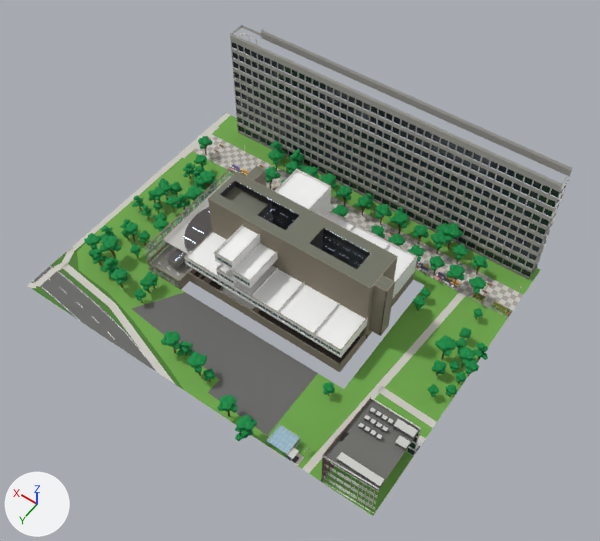
A saved change to the FBX model unity/KatsushikaCampusDays/Assets/Models/Interiors/lecture.fbx.
The view is the same before and after, from a 50 mm lens placed at (-99.7, 172.1, 232.8), pointed at (-2.4, 35.9, 18.7). The axes (+X, +Y, +Z) are drawn at lower left. The lights are the same throughout. The older version comes first. Where no turn or scale is listed for an object, it has been applied to the vertices.

Names of what the first picture shows: 'ext_lecture', 'ext_lecture_trees', 'floor_lecture', 'wall_lecture', 'wall_lecture_corr7f_0', 'wall_lecture_corr7f_n1', 'wall_lecture_corr7f_s1', 'wall_lecture_r306', 'wall_lecture_r307', 'wall_lecture_r308', 'wall_lecture_r311', 'wall_lecture_r602' and 64 more.
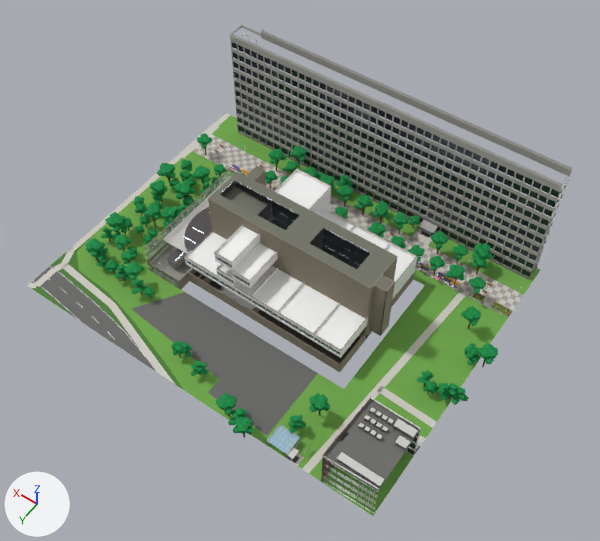
Location of each change, [x1, y1, x2, y2] in pixels of the pictures (600 x 541 px; the box of a moved part takes in the faces that stretch with it):
'ext_lecture_trees', reshaped: before [84, 136, 489, 441]; after [85, 133, 498, 438]
part 1 of me_ext_lecture_trees, moved or reshaped: before [414, 225, 421, 232]; after [391, 236, 398, 243]
part 2 of me_ext_lecture_trees, moved or reshaped: before [417, 229, 425, 236]; after [394, 240, 402, 247]
part 3 of me_ext_lecture_trees, moved or reshaped: before [394, 216, 403, 224]; after [371, 227, 380, 235]
part 4 of me_ext_lecture_trees, deleted: before [84, 136, 489, 441]
part 5 of me_ext_lecture_trees, built on: before [109, 145, 401, 235]; after [85, 133, 420, 299]
part 6 of me_ext_lecture_trees, built on: before [446, 391, 451, 396]; after [417, 244, 498, 405]
part 7 of me_ext_lecture_trees, built on: before [185, 353, 230, 417]; after [171, 341, 330, 438]
part 8 of me_ext_lecture, reshaped: [217, 145, 507, 313] in both

The change, as a list of edits to the scene's bpy script:
```text
Change me_ext_lecture:
    used by ob_ext_lecture; location = (0.0, 0.0, 0.0)
    remove me_ext_lecture.from_pydata(...)  # 12276 vertices, 7677 faces; spans x -63.2..79.8, y -26.0..84.9, z 0.0..50.7
    add me_ext_lecture.from_pydata(...)  # 12410 vertices, 7736 faces; spans x -63.2..79.8, y -26.0..84.9, z 0.0..50.7
    me_ext_lecture part 8: 77 vertices moved within x -61.6..69.3, y -11.6..4.1, z 0.0..4.0; 156 vertices added at x -27.6..-18.2, y -19.7..-12.4, z 0.0..4.0
    other edits to the shape of me_ext_lecture do not show in these pictures
Change me_ext_lecture_trees:
    used by ob_ext_lecture_trees; location = (0.0, 0.0, 0.0)
    remove me_ext_lecture_trees.from_pydata(...)  # 13574 vertices, 12801 faces; spans x -65.7..74.1, y -20.9..90.2, z 0.0..11.6
    add me_ext_lecture_trees.from_pydata(...)  # 13267 vertices, 12493 faces; spans x -68.7..74.1, y -21.0..89.8, z 0.0..11.6
    me_ext_lecture_trees part 1: the loose piece of 11 vertices spanning x -22.4..-19.1, y -12.5..-9.2, z 7.2..9.0 is moved by (4.0, 9.2, 0.0)
    me_ext_lecture_trees part 2: the loose piece of 11 vertices spanning x -24.0..-20.8, y -11.6..-8.5, z 7.2..9.0 is moved by (4.0, 9.2, 0.0)
    me_ext_lecture_trees part 3: the loose piece of 11 vertices spanning x -15.1..-11.6, y -11.5..-8.0, z 8.2..10.2 is moved by (4.0, 9.2, 0.0)
    me_ext_lecture_trees part 4: 994 loose pieces with 10798 vertices, spanning x -65.7..74.1, y -20.9..90.2, z 0.0..11.6, are deleted
    me_ext_lecture_trees part 5: 26 vertices moved within x -17.7..70.9, y -11.2..63.8, z 0.0..7.8; 1123 vertices removed from x -18.6..72.2, y -13.1..63.8, z 0.0..8.6; 9230 vertices added at x -21.1..74.1, y -21.0..67.8, z 0.0..11.6
    me_ext_lecture_trees part 6: 10 vertices removed from x -62.7..-60.8, y 37.7..39.8, z 3.2..4.5; 1430 vertices added at x -68.7..-41.2, y -17.6..42.5, z 0.0..10.9
    me_ext_lecture_trees part 7: 13 vertices moved within x -18.1..16.2, y 74.5..86.9, z 0.0..3.1; 199 vertices removed from x -18.9..16.3, y 74.2..87.2, z 0.0..7.0; 1163 vertices added at x -35.6..19.6, y 64.4..89.8, z 0.0..10.1
    other edits to the shape of me_ext_lecture_trees do not show in these pictures
```
